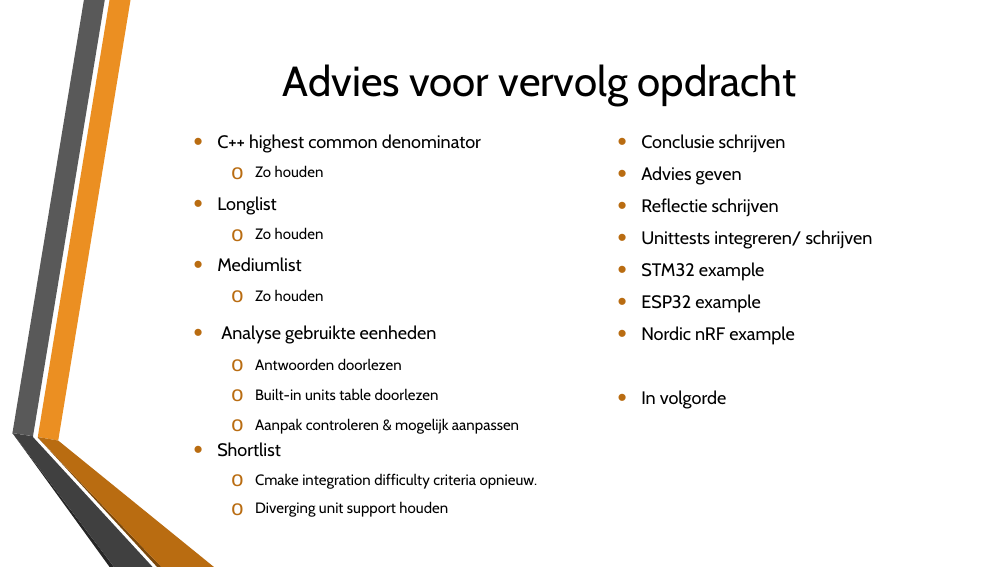
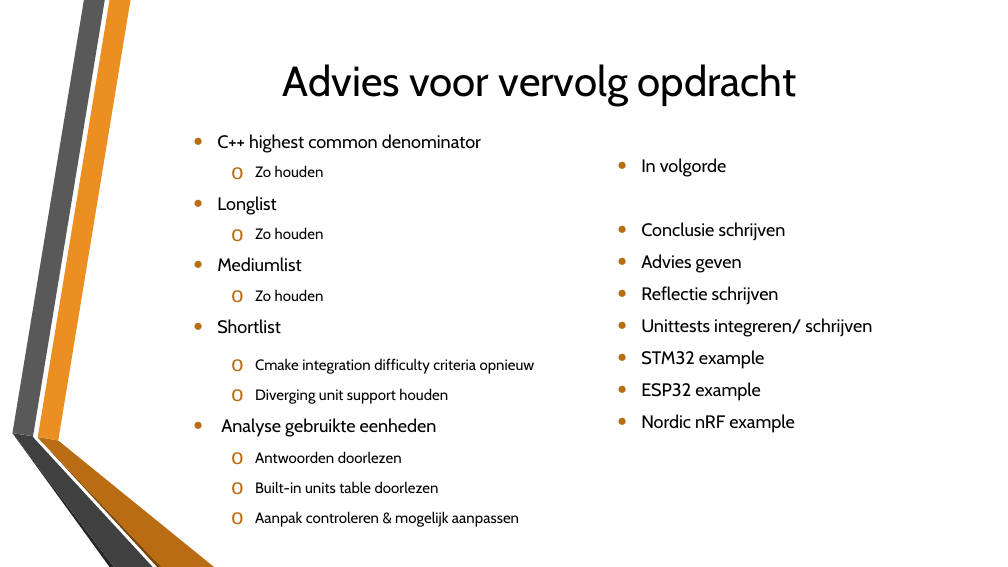
Before and after one commit to LarsSchool/school_repo, a slide deck: slide 18 of Stage Inspiro/Stagedocumenten/Eindpresentatie.pptx (slide 17 before the commit). Drawn at 1008x567 pixels with LibreOffice and Linux fonts; fonts in the diff are those of the drawing; background and template pictures are left out. Boxes give left, top, right and bottom in pixels: in the first picture for what was removed or moved away, otherwise in the second. Text is boxed around its words. In the diff, an @@ line names an element or a change of style, - is before the commit and + after.

```diff
--- a/Stage Inspiro/Stagedocumenten/Eindpresentatie.pptx
+++ b/Stage Inspiro/Stagedocumenten/Eindpresentatie.pptx
@@ text "In volgorde": place and size @@
-text "In volgorde" at <box>641,134,873,409</box>
+text "In volgorde" at <box>641,158,872,433</box>
@@ text at <box>641,158,727,177</box>: paragraph added @@
+• In volgorde
@@ text at <box>217,319,535,404</box>: paragraphs added @@
+• Shortlist
+  o Cmake integration difficulty criteria opnieuw
+  o Diverging unit support houden
@@ text at <box>641,390,727,409</box>: paragraph removed @@
-• In volgorde
@@ text at <box>217,442,538,517</box>: paragraphs removed @@
-• Shortlist
-  o Cmake integration difficulty criteria opnieuw.
-  o Diverging unit support houden
```
Also in this commit, not shown: 11 other slides changed, 4 slides added, 3 slides removed, 4 other files.
